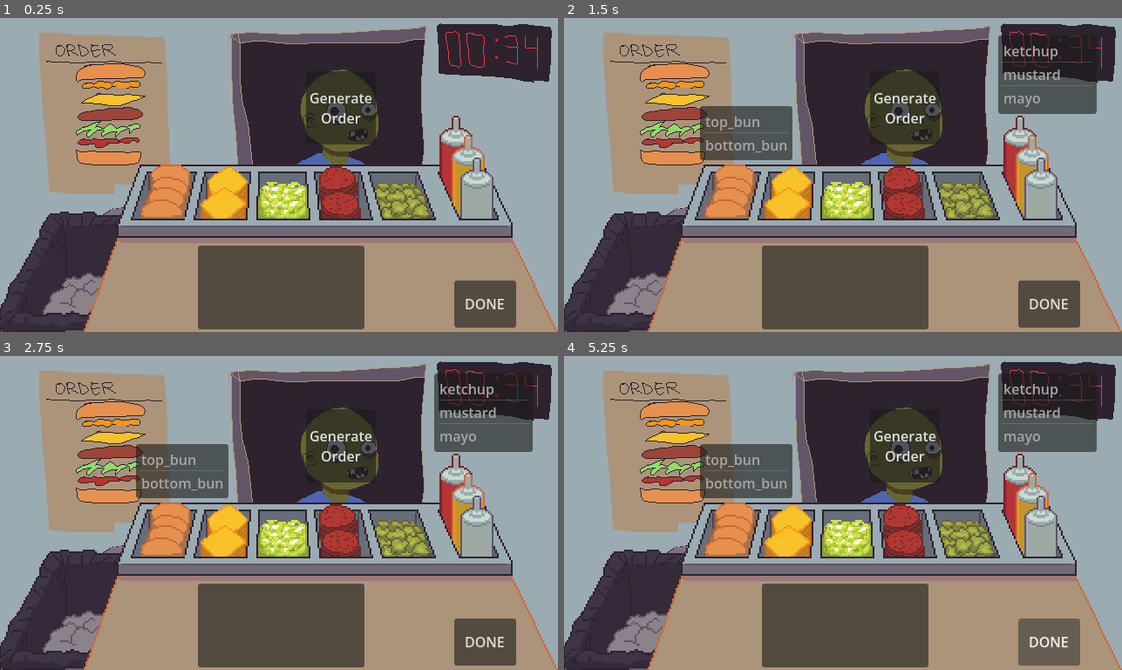
Above: before the commit, frames 1-4 (two rows, left to right).
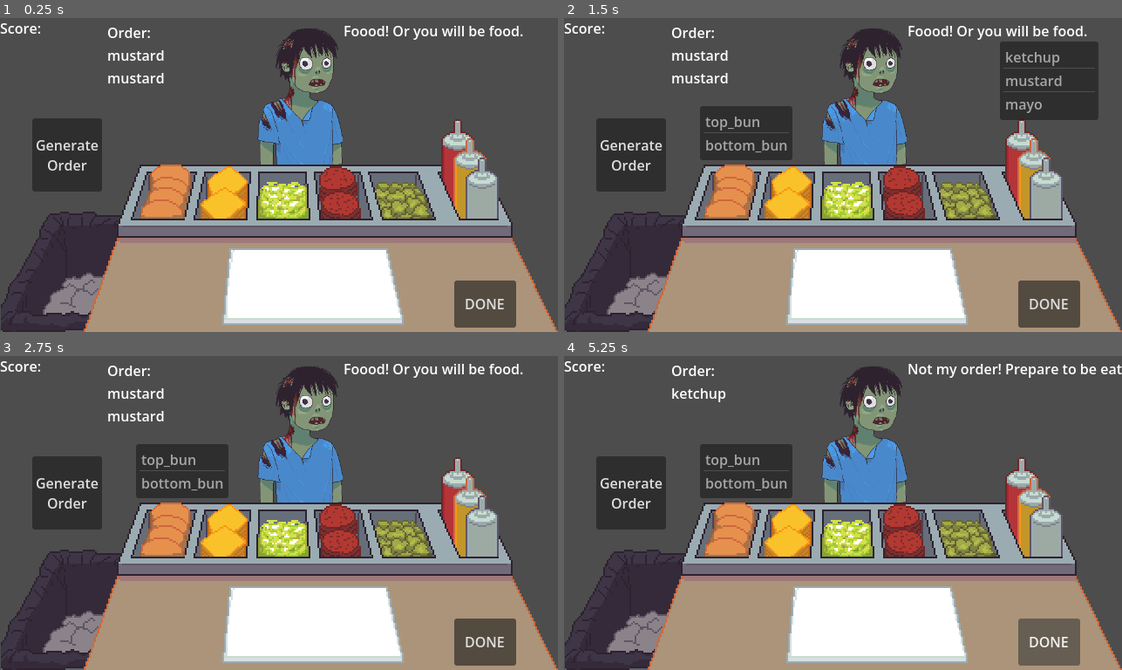
Above: after the commit, the same moments.

Repository: sanghunjlee/gameoff-2026
Game: Godot game, scene res://game/scenes/main.tscn
Same seed, same stepped clock (60 frames per second), same inputs: the game is played once before the commit and once after it.
Inputs (mouse positions are in pixels of both pictures, inside the frame that each line leads up to):
- Up to frame 1 (0.25 s): no input
- Up to frame 2 (1.5 s): click (731, 190) at 0.5 s; click (1021, 159) at 1.27 s
- Up to frame 3 (2.75 s): click (468, 506) at 2.02 s
- Up to frame 4 (5.25 s): click (1032, 513) at 2.77 s; click (1038, 525) at 3.52 s; click "Generate Order" at 4.25 s; click "DONE" at 5 s

The runs differ from the first frame. In frame 1, 63% of the frame differs, in the area x 0-100%, y 0-100%; in frame 2, 61%; in frame 3, 60%; in frame 4, 60%.

Commit message:
Basic Game Loop and Score
+ add a basic scoring system
+ added a basic game loop of never-ending orders
- removed old zombie scene

Diff:
--- a/game/scenes/main.gd
+++ b/game/scenes/main.gd
@@ -2,22 +2,31 @@
 
 signal pick_up_item(item)
 signal new_customer
+signal order_completed(order)
 
 var held_item: String = ""
 var burger_items: Array = []
 var current_order: Array = []
-var selected_item: String = "" #Currently not
+var selected_item: String = ""
 
 @onready var buns_list: CanvasItem = %BunList
 @onready var condiments_list: CanvasItem = %CondimentsList
+@onready var zombie: TextureRect = %Zombie
+@onready var zombie_dialogue: Label = %ZombieDialogue
+@onready var order_label: Label = %OrderLabel
+@onready var score_label: Label = %ScoreLabel
 
 # Called when the node enters the scene tree for the first time.
 func _ready() -> void:
     pick_up_item.connect(_on_pick_up_item)
     new_customer.connect(_on_new_customer)
+    order_completed.connect(_on_order_completed)
+    new_customer.connect(_on_new_customer)
 
     buns_list.visible = false
     condiments_list.visible = false
+    order_label.visible = false
+    new_customer.emit()
 
 # Called every frame. 'delta' is the elapsed time since the previous frame.
 func _process(delta: float) -> void:
@@ -30,10 +39,11 @@
 
 # Currently in used
 func _on_new_customer() -> void:
-    # Generate a new order
-    # Display the order
-    # Reset count down timer
-    pass
+    zombie_dialogue.text = "Foood! Or you will be food."
+    current_order = generate_order()
+    show_order()
+
+# Functions to handle burger assembly
 
 # Called when adding an item to the burger by pressing on the assembly area
 func _on_wrap_button_pressed() -> void:
@@ -47,9 +57,10 @@
 func _on_done_button_pressed() -> void:
     print("Burger completed: ", burger_items)
     if burger_items == current_order:
-        print("Order completed correctly!")
+        zombie_dialogue.text = "Yum! Safe for now."
+        order_completed.emit(burger_items)
     else:
-        print("Incorrect order. Prepare to be eaten!")
+        zombie_dialogue.text = "Not my order! Prepare to be eaten!"
     burger_items.clear()
 
 # Called when the burger is thrown in the trash
@@ -57,10 +68,27 @@
     print("Discarded burger: ", burger_items)
     burger_items.clear()
 
+
+# Functions to handle customer orders
+
+# Called when the order is completed successfully
+func _on_order_completed(order: Array) -> void:
+    print("Order completed: ", order)
+    var points: int = order.size() * 10
+    Global.add_score(points)
+    score_label.text = "Score: %d" % Global.score
+    # zombie.visible = false
+    # zombie_dialogue.visible = false
+    new_customer.emit()
+
 # Placeholder for generating a new order
 # Ideally, this would be automatically generated when a new customer arrives and not via clicking a button
 func _on_generate_order_button_pressed() -> void:
+    zombie.visible = true
+    zombie_dialogue.visible = true
+    zombie_dialogue.text = "Foood! Or you will be food."
     current_order = generate_order()
+    show_order()
 
 # Helper function to generate a random order for the customer
 func generate_order() -> Array:
@@ -75,14 +103,18 @@
     print("Customer ordered: ", order)
     return order
 
+func show_order() -> void:
+    order_label.visible = true
+    order_label.text = "Order: \n"
+    for item in current_order:
+        order_label.text += item + "\n"
+
+
 # Functions to handle selected ingredients from UI button elements
 
 # Toggle the list of selectable bun items upon clicking the buns
 func _on_buns_button_pressed() -> void:
-    if buns_list.visible:
-        buns_list.visible = false
-    else:
-        buns_list.visible = true
+    buns_list.visible = not buns_list.visible
 
 func _on_pickle_button_pressed() -> void:
     pick_up_item.emit("pickle")
@@ -96,17 +128,8 @@
 func _on_cheese_button_pressed() -> void:
     pick_up_item.emit("cheese")
 
-func _on_mayo_button_pressed() -> void:
-    # pick_up_item.emit("mayo")
-    condiments_list.visible = true
-
-func _on_mustard_button_pressed() -> void:
-    # pick_up_item.emit("mustard")
-    condiments_list.visible = true
-
-func _on_ketchup_button_pressed() -> void:
-    # pick_up_item.emit("ketchup")
-    condiments_list.visible = true
+func _on_condiments_button_pressed() -> void:
+    condiments_list.visible = not condiments_list.visible
 
 # Functions to handle selection of items from a possible list of ingredients
 
--- a/game/scenes/main.tscn
+++ b/game/scenes/main.tscn
@@ -1,7 +1,7 @@
 [gd_scene format=3 uid="uid://bdhposm1k8t6u"]
 
-[ext_resource type="PackedScene" uid="uid://biad20m645add" path="res://game/scenes/zombie.tscn" id="1_20rwd"]
 [ext_resource type="Script" uid="uid://cejqlykn8wr8x" path="res://game/scenes/main.gd" id="1_gp8w2"]
+[ext_resource type="Texture2D" uid="uid://haueivbtaq1m" path="res://game/assets/zombies/zombie.png" id="2_6mtf4"]
 [ext_resource type="Texture2D" uid="uid://dfx1jh1tr2vcl" path="res://game/assets/mockup.png" id="2_jbjdl"]
 [ext_resource type="Texture2D" uid="uid://1ao6upgncjc2" path="res://game/assets/assembly-station/assembly-table.png" id="4_ejk4j"]
 [ext_resource type="Texture2D" uid="uid://b6l8yehfh0lrs" path="res://game/assets/assembly-station/trashbin.png" id="4_l3qal"]
@@ -10,9 +10,8 @@
 [ext_resource type="Texture2D" uid="uid://daslowtee3f08" path="res://game/assets/assembly-station/lettuce.png" id="8_3v7cf"]
 [ext_resource type="Texture2D" uid="uid://n82me52fpe7u" path="res://game/assets/assembly-station/patties.png" id="9_r75lq"]
 [ext_resource type="Texture2D" uid="uid://d2fa5oxnncqet" path="res://game/assets/assembly-station/pickles.png" id="10_cxktm"]
-[ext_resource type="Texture2D" uid="uid://bwbjba64lj6xb" path="res://game/assets/assembly-station/ketchup.png" id="11_aju45"]
-[ext_resource type="Texture2D" uid="uid://dr68i2ka1jgr4" path="res://game/assets/assembly-station/mustard.png" id="12_q1x0e"]
-[ext_resource type="Texture2D" uid="uid://bdbup6vlsdj3n" path="res://game/assets/assembly-station/mayo.png" id="13_8g3t5"]
+[ext_resource type="Texture2D" uid="uid://unnb0aux0arp" path="res://game/assets/assembly-station/condiments.png" id="11_j51q3"]
+[ext_resource type="Texture2D" uid="uid://575020sirlas" path="res://game/assets/assembly-station/board.png" id="12_6mtf4"]
 
 [node name="Main" type="Control" unique_id=1877319954]
 layout_mode = 3
@@ -23,10 +22,40 @@
 grow_vertical = 2
 script = ExtResource("1_gp8w2")
 
-[node name="Zombie" parent="." unique_id=465086018 instance=ExtResource("1_20rwd")]
-position = Vector2(315, 139)
+[node name="MarginContainer" type="MarginContainer" parent="." unique_id=74556532]
+layout_mode = 0
+offset_left = 273.0
+offset_top = -1.0
+offset_right = 426.0
+offset_bottom = 203.0
+
+[node name="Zombie" type="TextureRect" parent="MarginContainer" unique_id=591014906]
+unique_name_in_owner = true
+layout_mode = 2
+texture = ExtResource("2_6mtf4")
+expand_mode = 3
+stretch_mode = 4
+
+[node name="ZombieDialogue" type="Label" parent="MarginContainer/Zombie" unique_id=517190413]
+unique_name_in_owner = true
+layout_mode = 0
+offset_left = 121.0
+offset_top = 4.0
+offset_right = 161.0
+offset_bottom = 27.0
+text = "Blargh."
+
+[node name="OrderLabel" type="Label" parent="MarginContainer/Zombie" unique_id=993228662]
+unique_name_in_owner = true
+layout_mode = 0
+offset_left = -150.0
+offset_top = 6.0
+offset_right = -110.0
+offset_bottom = 29.0
+text = "Order:"
 
 [node name="Container" type="MarginContainer" parent="." unique_id=1907675907]
+visible = false
 layout_mode = 0
 offset_right = 40.0
 offset_bottom = 40.0
@@ -119,34 +148,16 @@
 icon = ExtResource("10_cxktm")
 flat = true
 
-[node name="KetchupButton" type="Button" parent="AssemblyStationContainer/TextureRect" unique_id=2084615856]
-layout_mode = 0
-offset_left = 404.0
-offset_top = -60.0
-offset_right = 450.0
-offset_bottom = 48.0
-icon = ExtResource("11_aju45")
-flat = true
-
-[node name="MustardButton" type="Button" parent="AssemblyStationContainer/TextureRect/KetchupButton" unique_id=281023901]
-layout_mode = 0
-offset_left = 14.0
-offset_top = 22.0
-offset_right = 60.0
-offset_bottom = 122.0
-icon = ExtResource("12_q1x0e")
-flat = true
-
-[node name="MayoButton" type="Button" parent="AssemblyStationContainer/TextureRect/KetchupButton" unique_id=1673632524]
-layout_mode = 0
-offset_left = 24.0
-offset_top = 48.0
-offset_right = 70.0
-offset_bottom = 126.0
-icon = ExtResource("13_8g3t5")
-flat = true
-
-[node name="CondimentsList" type="ItemList" parent="AssemblyStationContainer/TextureRect/KetchupButton" unique_id=1364432087]
+[node name="CondimentsButton" type="Button" parent="AssemblyStationContainer/TextureRect" unique_id=2084615856]
+layout_mode = 0
+offset_left = 406.0
+offset_top = -56.0
+offset_right = 480.0
+offset_bottom = 66.0
+icon = ExtResource("11_j51q3")
+flat = true
+
+[node name="CondimentsList" type="ItemList" parent="AssemblyStationContainer/TextureRect/CondimentsButton" unique_id=1364432087]
 unique_name_in_owner = true
 layout_mode = 1
 anchors_preset = -1
@@ -163,10 +174,12 @@
 
 [node name="WrapButton" type="Button" parent="." unique_id=1692138468]
 layout_mode = 0
-offset_left = 227.0
-offset_top = 261.0
-offset_right = 418.0
-offset_bottom = 357.0
+offset_left = 251.0
+offset_top = 260.0
+offset_right = 467.0
+offset_bottom = 356.0
+icon = ExtResource("12_6mtf4")
+flat = true
 
 [node name="DoneButton" type="Button" parent="." unique_id=1106651253]
 layout_mode = 0
@@ -178,12 +191,19 @@
 
 [node name="GenerateOrderButton" type="Button" parent="." unique_id=1911785388]
 layout_mode = 0
-offset_left = 351.0
-offset_top = 61.0
-offset_right = 431.0
-offset_bottom = 145.0
+offset_left = 37.0
+offset_top = 115.0
+offset_right = 117.0
+offset_bottom = 199.0
 text = "Generate
 Order"
+
+[node name="ScoreLabel" type="Label" parent="." unique_id=231850687]
+unique_name_in_owner = true
+layout_mode = 0
+offset_right = 40.0
+offset_bottom = 23.0
+text = "Score:"
 
 [connection signal="pressed" from="TrashContainer/TrashButton" to="." method="_on_trash_button_pressed"]
 [connection signal="pressed" from="AssemblyStationContainer/TextureRect/BunsButton" to="." method="_on_buns_button_pressed"]
@@ -192,10 +212,8 @@
 [connection signal="pressed" from="AssemblyStationContainer/TextureRect/LettuceButton" to="." method="_on_lettuce_button_pressed"]
 [connection signal="pressed" from="AssemblyStationContainer/TextureRect/PattyButton" to="." method="_on_patty_button_pressed"]
 [connection signal="pressed" from="AssemblyStationContainer/TextureRect/PickleButton" to="." method="_on_pickle_button_pressed"]
-[connection signal="pressed" from="AssemblyStationContainer/TextureRect/KetchupButton" to="." method="_on_ketchup_button_pressed"]
-[connection signal="pressed" from="AssemblyStationContainer/TextureRect/KetchupButton/MustardButton" to="." method="_on_mustard_button_pressed"]
-[connection signal="pressed" from="AssemblyStationContainer/TextureRect/KetchupButton/MayoButton" to="." method="_on_mayo_button_pressed"]
-[connection signal="item_clicked" from="AssemblyStationContainer/TextureRect/KetchupButton/CondimentsList" to="." method="_on_condiments_list_item_clicked"]
+[connection signal="pressed" from="AssemblyStationContainer/TextureRect/CondimentsButton" to="." method="_on_condiments_button_pressed"]
+[connection signal="item_clicked" from="AssemblyStationContainer/TextureRect/CondimentsButton/CondimentsList" to="." method="_on_condiments_list_item_clicked"]
 [connection signal="pressed" from="WrapButton" to="." method="_on_wrap_button_pressed"]
 [connection signal="pressed" from="DoneButton" to="." method="_on_done_button_pressed"]
 [connection signal="pressed" from="GenerateOrderButton" to="." method="_on_generate_order_button_pressed"]
--- a/game/scenes/zombie.gd
+++ /dev/null
@@ -1,13 +0,0 @@
-extends AnimatedSprite2D
-
-
-
-# Called when the node enters the scene tree for the first time.
-func _ready() -> void:
-    visible = false
-
-
-
-# Called every frame. 'delta' is the elapsed time since the previous frame.
-func _process(delta: float) -> void:
-    pass
--- a/game/scenes/zombie.tscn
+++ /dev/null
@@ -1,31 +0,0 @@
-[gd_scene format=3 uid="uid://biad20m645add"]
-
-[ext_resource type="Texture2D" uid="uid://bpywbp74ahtxj" path="res://game/assets/zombie_1-Sheet-sheet.png" id="1_nqcma"]
-[ext_resource type="Script" uid="uid://dxmp1cpohue1u" path="res://game/scenes/zombie.gd" id="2_ygmmr"]
-
-[sub_resource type="AtlasTexture" id="AtlasTexture_ygmmr"]
-atlas = ExtResource("1_nqcma")
-region = Rect2(0, 0, 150, 150)
-
-[sub_resource type="AtlasTexture" id="AtlasTexture_0vtuf"]
-atlas = ExtResource("1_nqcma")
-region = Rect2(150, 0, 150, 150)
-
-[sub_resource type="SpriteFrames" id="SpriteFrames_5a8vg"]
-animations = [{
-"frames": [{
-"duration": 1.0,
-"texture": SubResource("AtlasTexture_ygmmr")
-}, {
-"duration": 1.0,
-"texture": SubResource("AtlasTexture_0vtuf")
-}],
-"loop": 1,
-"name": &"zombie_pop_up",
-"speed": 5.0
-}]
-
-[node name="Zombie" type="AnimatedSprite2D" unique_id=465086018]
-sprite_frames = SubResource("SpriteFrames_5a8vg")
-animation = &"zombie_pop_up"
-script = ExtResource("2_ygmmr")
--- a/game/scripts/global.gd
+++ b/game/scripts/global.gd
@@ -1,4 +1,6 @@
 extends Node
+
+var score: int = 0
 
 # Called when the node enters the scene tree for the first time.
 func _ready() -> void:
@@ -8,3 +10,8 @@
 # Called every frame. 'delta' is the elapsed time since the previous frame.
 func _process(delta: float) -> void:
     pass
+
+
+func add_score(points: int) -> void:
+    score += points
+    print("Score updated. Current score: %d" % score)
Not shown, added: game/assets/zombies/zombie.png.import
Not shown, removed: game/scenes/zombie.gd.uid
